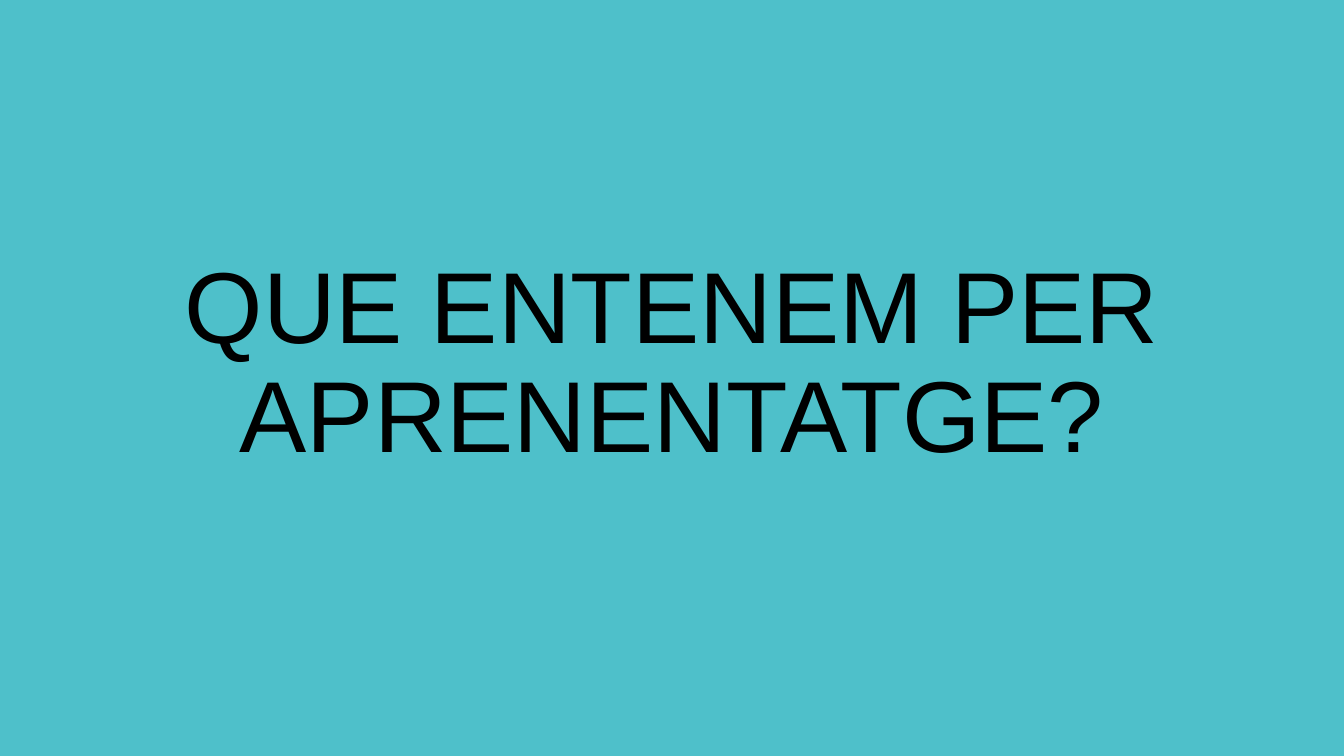
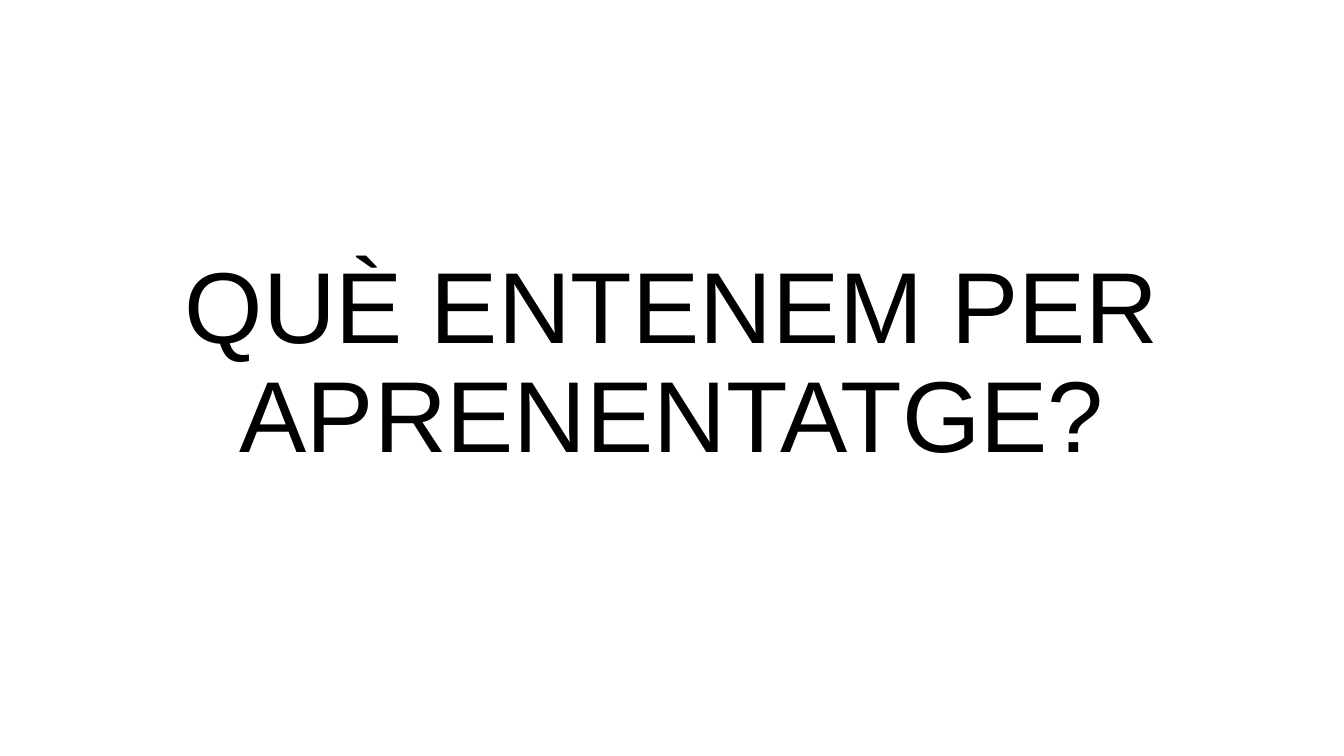
Before and after one commit to FerrerJan/Treball-de-Recerca-IA, a slide deck: slide 2 of TR_ESCRIT/PPT_Teo.pptx. Drawn at 1344x756 pixels with LibreOffice and Linux fonts; fonts in the diff are those of the drawing. Boxes give left, top, right and bottom in pixels: in the first picture for what was removed or moved away, otherwise in the second. Text is boxed around its words. In the diff, an @@ line names an element or a change of style, - is before the commit and + after.

```diff
--- a/TR_ESCRIT/PPT_Teo.pptx
+++ b/TR_ESCRIT/PPT_Teo.pptx
@@ background #4EC0CA to #FFFFFF @@
@@ title at box(185, 263, 1158, 453): text changed @@
-QUE ENTENEM PER APRENENTATGE?
+QUÈ ENTENEM PER APRENENTATGE?
```
Also in this commit, not shown: 9 other slides changed, 12 slides added, 3 slides removed.
